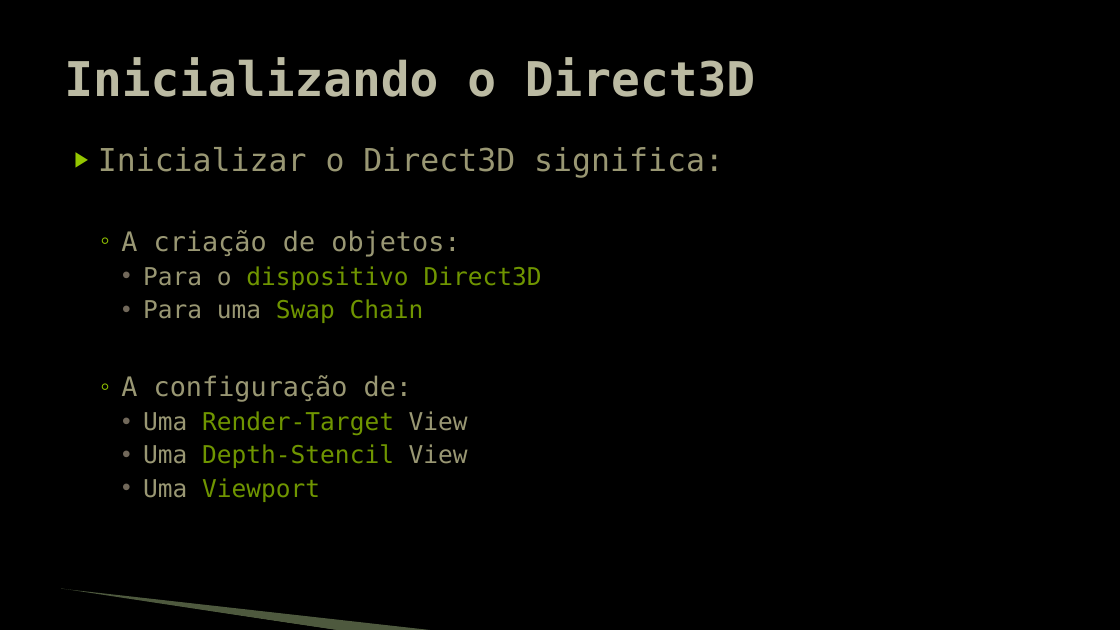
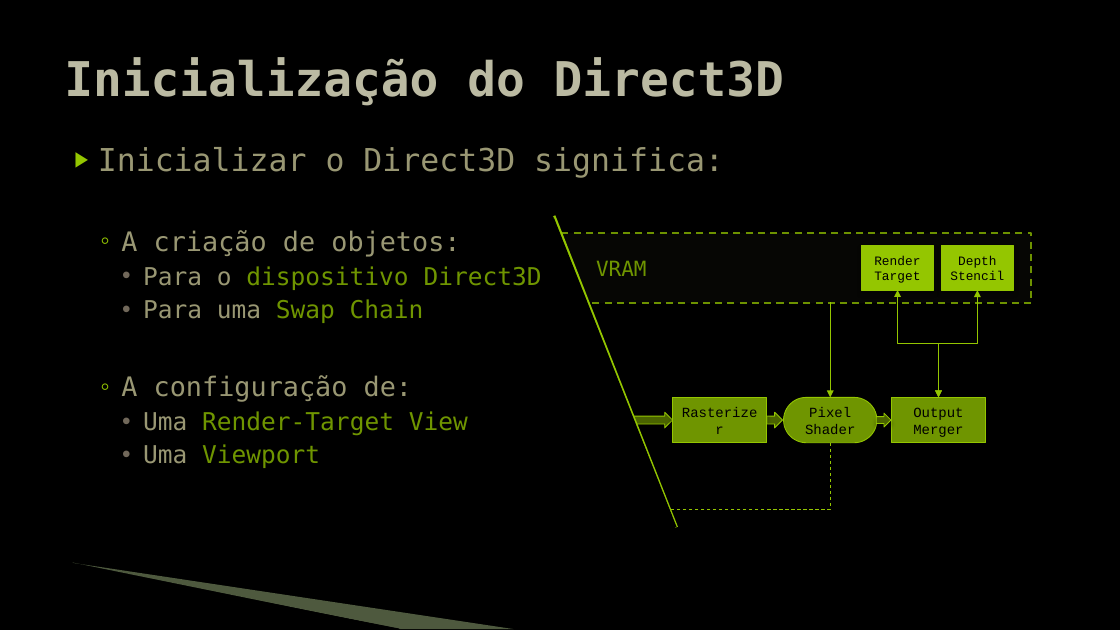
Before and after one commit to JudsonSS/Jogos, a slide deck: slide 13 of Slides/06. Direct3D.pptx. Drawn at 1120x630 pixels with LibreOffice and Linux fonts; fonts in the diff are those of the drawing; background and template pictures are left out. Boxes give left, top, right and bottom in pixels: in the first picture for what was removed or moved away, otherwise in the second. Text is boxed around its words. In the diff, an @@ line names an element or a change of style, - is before the commit and + after.

```diff
--- a/Slides/06. Direct3D.pptx
+++ b/Slides/06. Direct3D.pptx
@@ title at (64, 57, 784, 106): text changed @@
-Inicializando o Direct3D
+Inicialização do Direct3D
@@ group added at (554, 216, 1032, 528): 5 rectangles, 3 down arrows, 2 elbow double arrows, 1 rounded rectangle, 1 elbow line, 1 arrow, 1 text, 1 line, 1 right triangle @@
+Output Merger
+Pixel Shader
+Render Target
+Depth Stencil
+Rasterizer
+VRAM
@@ text at (143, 411, 468, 435): text colour #999773 to #6F9400 in "View" @@
@@ text at (143, 444, 468, 468): paragraph removed @@
-    • Uma Depth-Stencil View
@@ freeform shape: place and size @@
-freeform shape at (60, 590, 340, 630)
+freeform shape at (71, 565, 400, 629)
@@ freeform shape: place and size @@
-freeform shape at (61, 589, 437, 630)
+freeform shape at (73, 563, 514, 629)
```
Also in this commit, not shown: 23 other slides changed, 3 slides removed.
